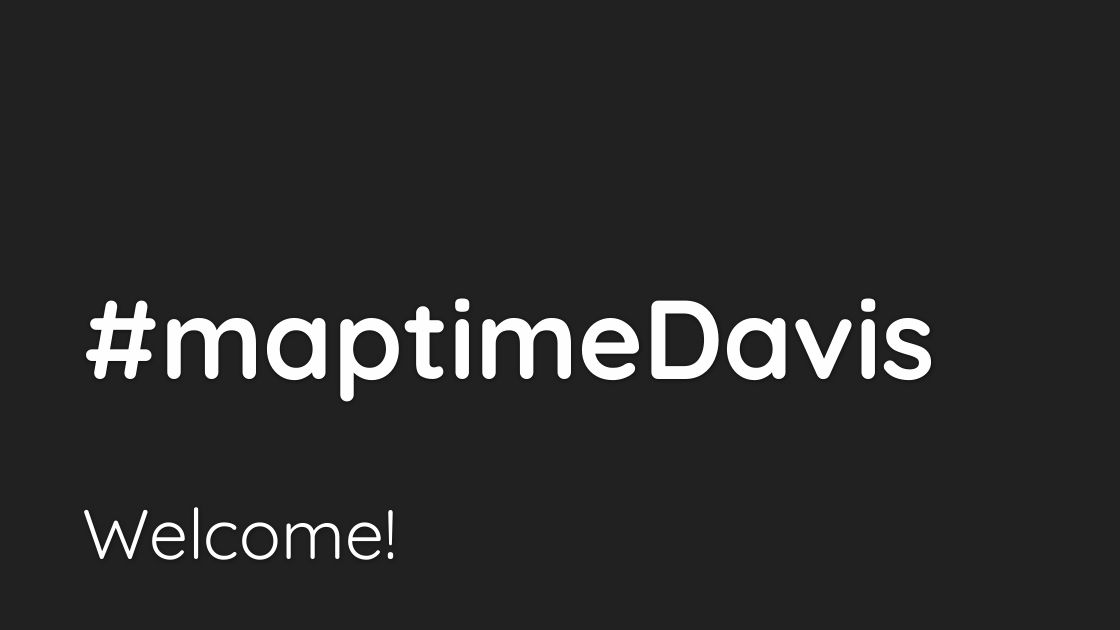
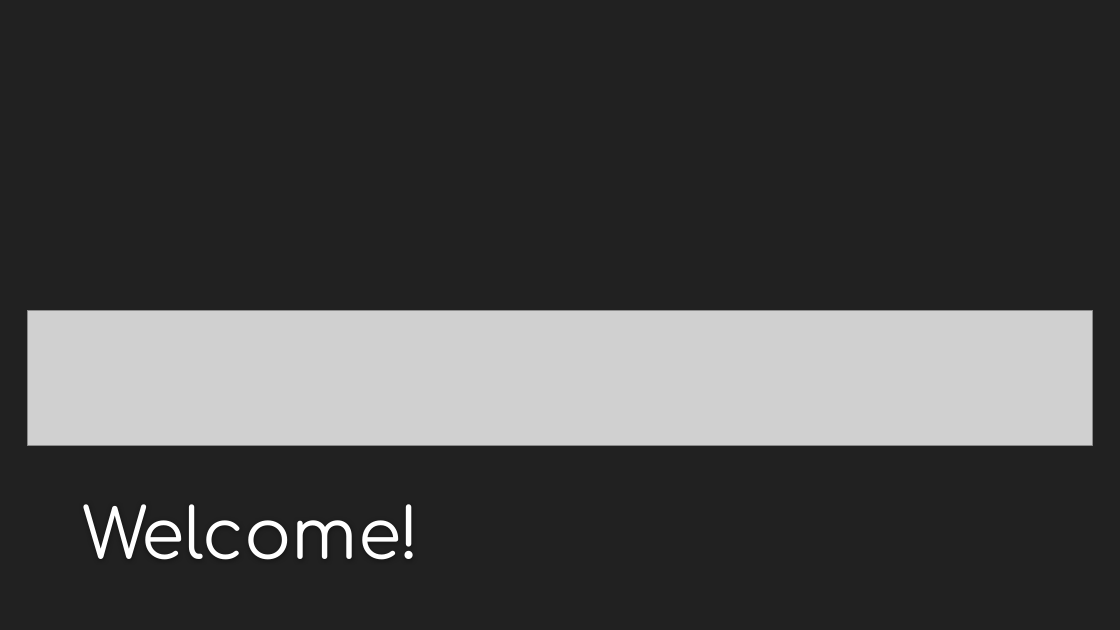
Before and after one commit to maptimedavis/MaptimeDavis, a slide deck: slide 1 of maptimeDavis.pptx. Drawn at 1120x630 pixels with LibreOffice and Linux fonts; fonts in the diff are those of the drawing; grey boxes stand for pictures; background and template pictures are left out. Boxes give left, top, right and bottom in pixels: in the first picture for what was removed or moved away, otherwise in the second. Text is boxed around its words. In the diff, an @@ line names an element or a change of style, - is before the commit and + after.

Commit message:
slide updates

```diff
--- a/maptimeDavis.pptx
+++ b/maptimeDavis.pptx
@@ title removed at (83,298,936,402) @@
-#maptimeDavis
@@ picture added at (28,310,1093,445) @@
@@ subtitle "Welcome!" at (83,504,420,560): font Quicksand to Comfortaa @@
```
Also in this commit, not shown: 11 other slides changed, 1 other file.
